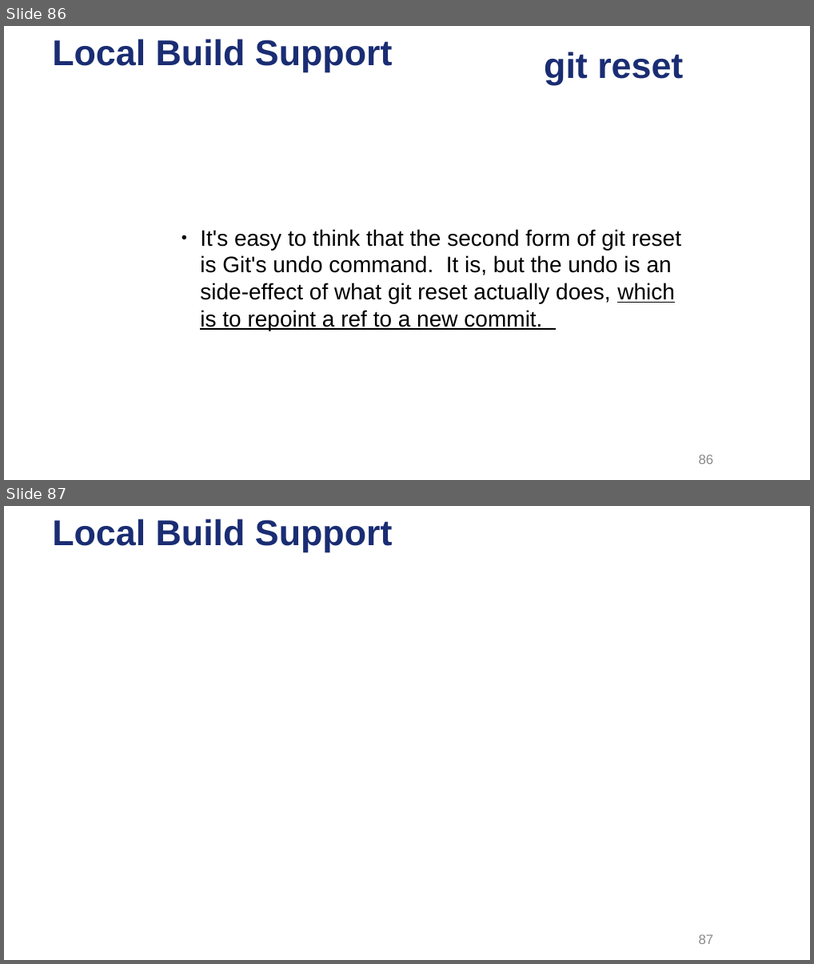
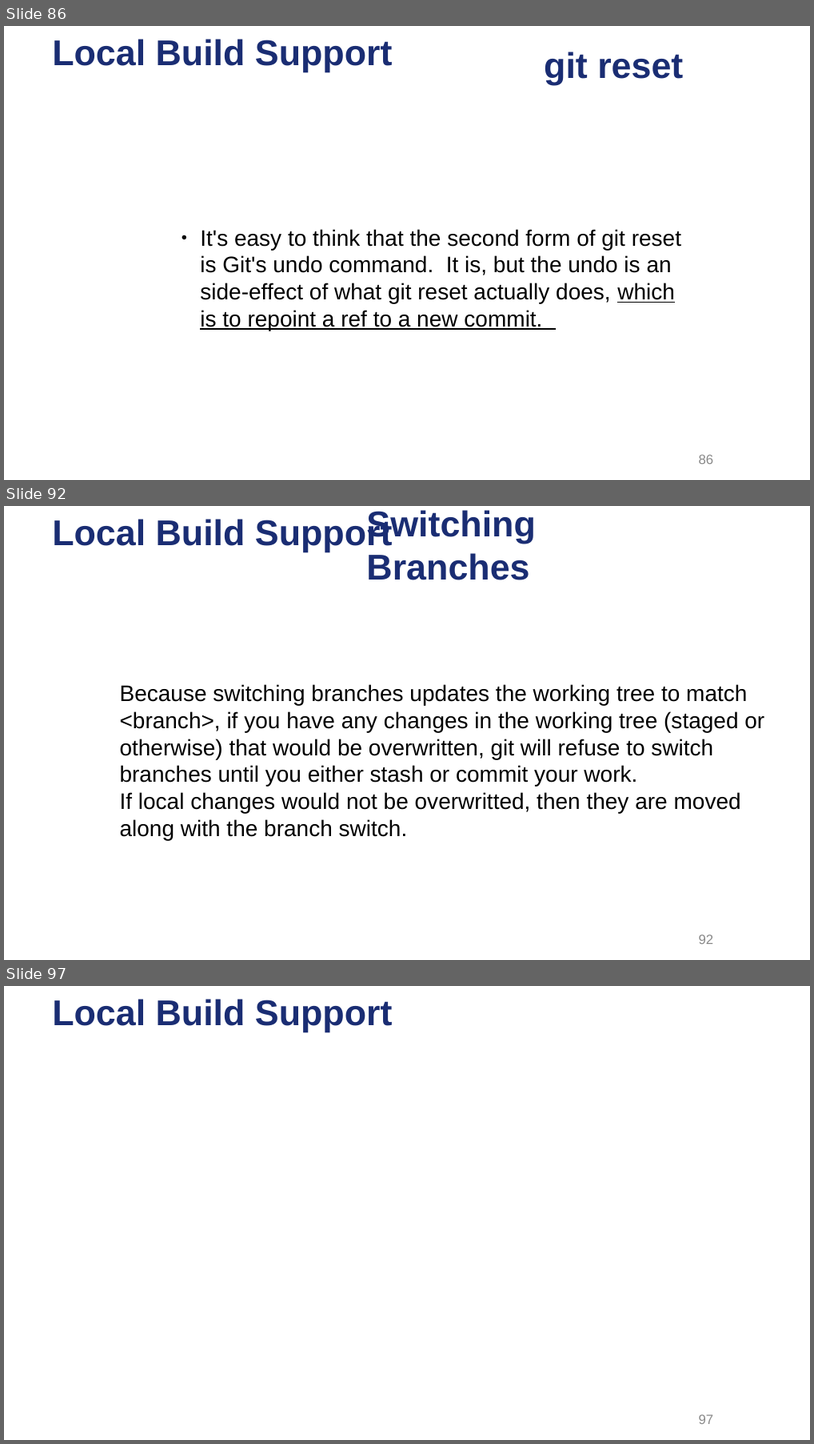
Before and after one commit to ysgard/git-presentation, a slide deck: Dive into Git.odp. Shown one above the other, each under a label of ours: slides 86 and 87 before the commit, slides 86, 92 and 97 after it; the slides between them are not shown. The pictures are 814x964 and 814x1444 pixels, drawn with LibreOffice and Linux fonts; fonts in the diff are those of the drawing; background and template pictures are left out. Boxes give left, top, right and bottom in pixels: in the first picture for what was removed or moved away, otherwise in the second. Text is boxed around its words. In the diff, an @@ line names an element or a change of style, - is before the commit and + after.

```diff
--- a/Dive into Git.odp
+++ b/Dive into Git.odp
@@ slide 92 added at <box>4,506,810,960</box>, background picture (left out); not listed: 1 template element that a slide beside it also shows @@
@@ title added at <box>366,510,535,580</box>, 32 pt, text #1A2D73, bold @@
+Switching Branches
@@ text added at <box>120,684,765,840</box>, 20 pt, text #000000 @@
+● Because switching branches updates the working tree to match <branch>, if you have any changes in the working tree (staged or otherwise) that would be overwritten, git will refuse to switch branches until you either stash or commit your work.
+● If local changes would not be overwritted, then they are moved along with the branch switch.
@@ page number added at <box>699,935,714,944</box>, 12 pt, text #898989 @@
+92
@@ what was slide 87 is now slide 97 @@
```
Also in this commit, not shown: 3 slides changed, 10 other slides added, 1 slide removed, 10 other files.
